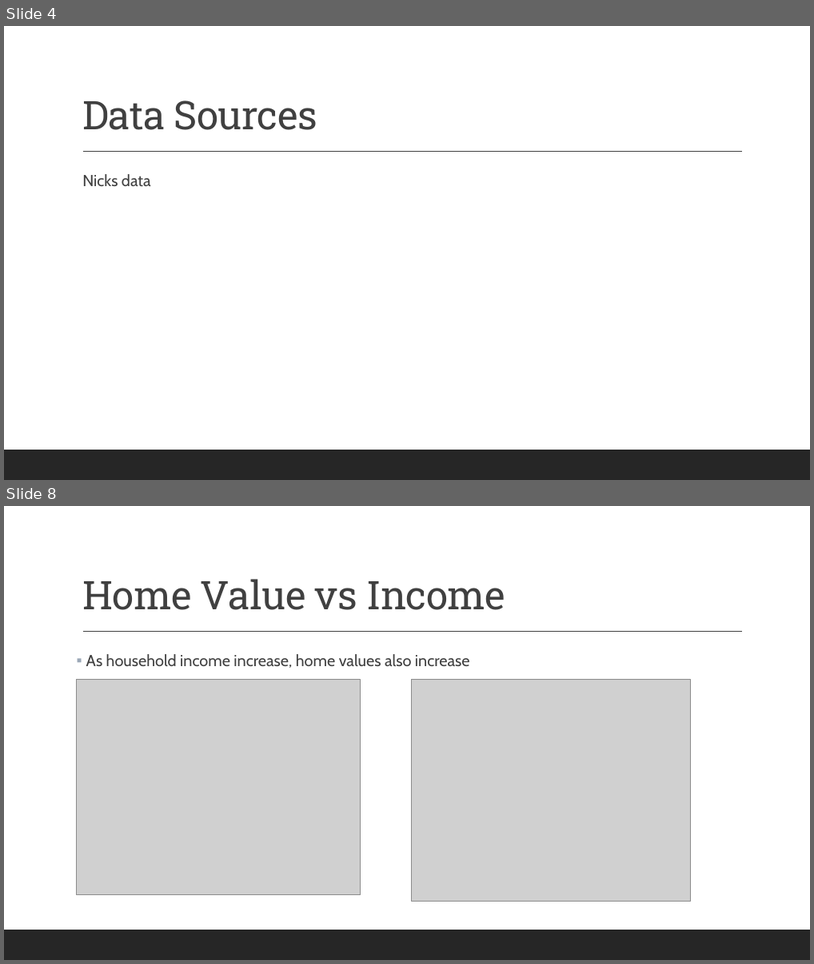
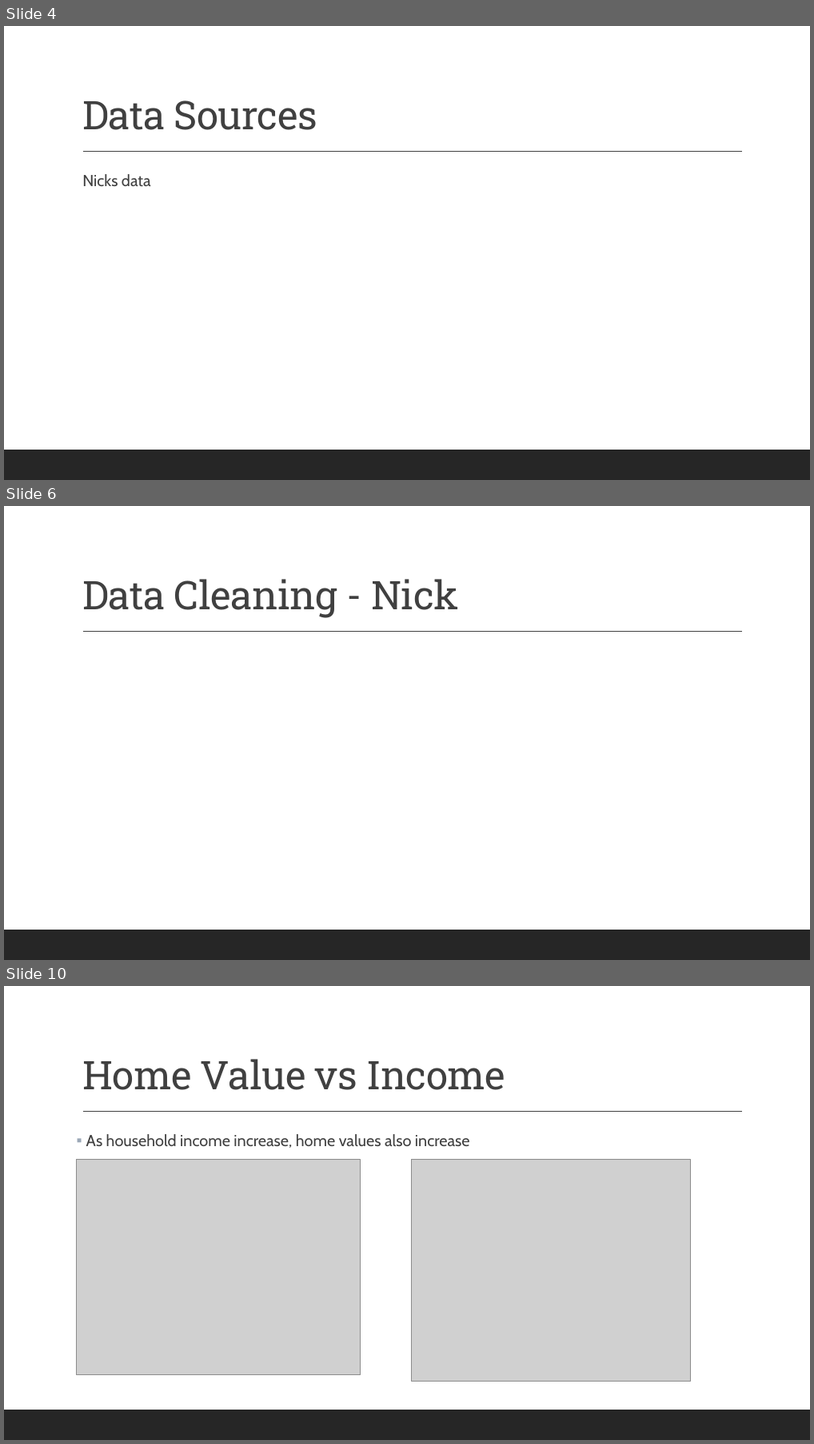
Before and after one commit to againzer/HousingPricesProject, a slide deck: Housing Price Analysis.pptx. Shown one above the other, each under a label of ours: slides 4 and 8 before the commit, slides 4, 6 and 10 after it; the slides between them are not shown. The pictures are 814x964 and 814x1444 pixels, drawn with LibreOffice and Linux fonts; fonts in the diff are those of the drawing; grey boxes stand for pictures. Boxes give left, top, right and bottom in pixels: in the first picture for what was removed or moved away, otherwise in the second. Text is boxed around its words. In the diff, an @@ line names an element or a change of style, - is before the commit and + after.

```diff
--- a/Housing Price Analysis.pptx
+++ b/Housing Price Analysis.pptx
@@ slide 6 added at (4, 506, 810, 960), background #FFFFFF; not listed: 2 template elements that a slide beside it also shows @@
@@ title added at (82, 579, 458, 618), 47 pt, text #404040 @@
+Data Cleaning - Nick
@@ what was slide 8 is now slide 10 @@
```
Also in this commit, not shown: 3 slides changed, 1 other slide added, 1 other file.
